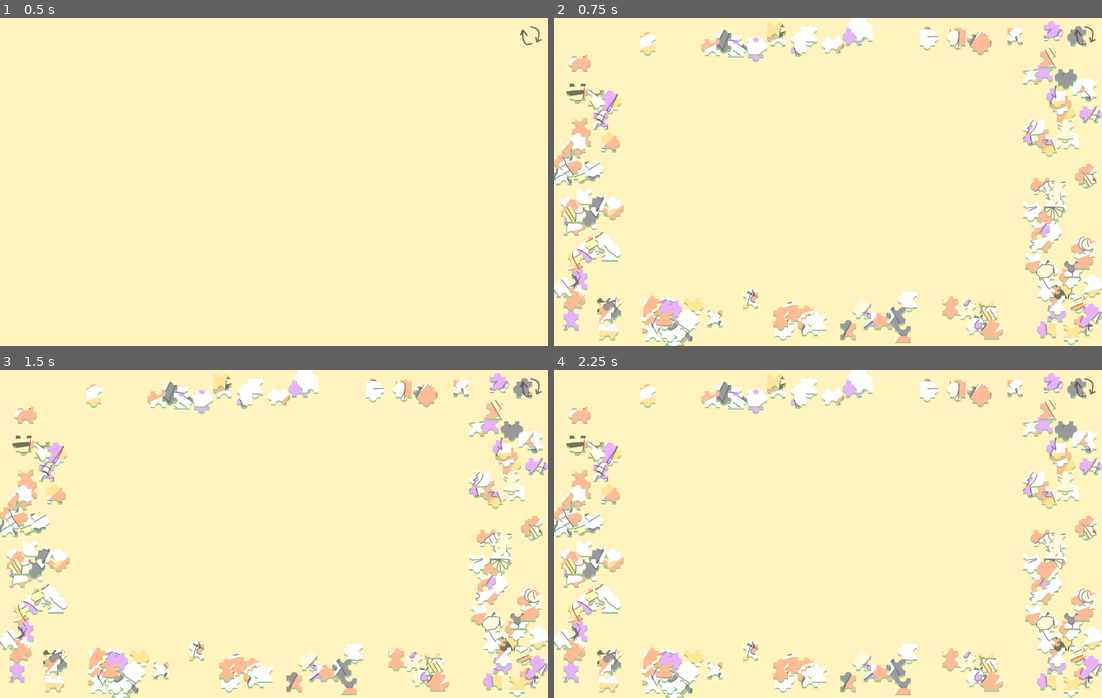
Above: before the commit, frames 1-4 (two rows, left to right).
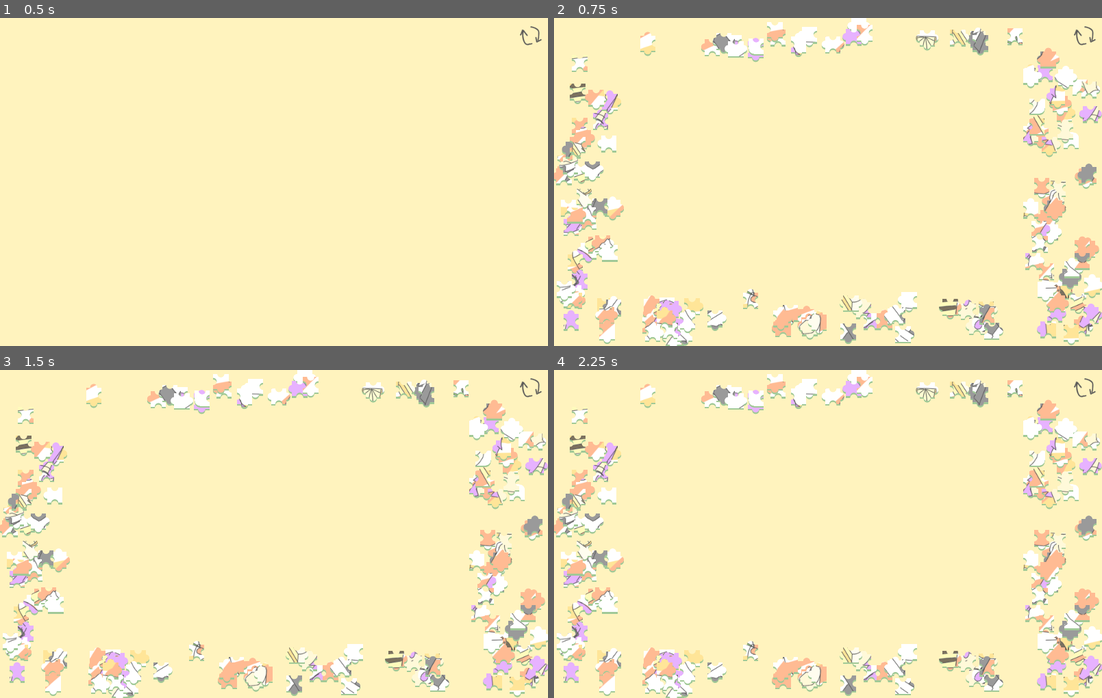
Above: after the commit, the same moments.

Repository: TripleCubes/CakePuzzle
Game: Godot game, scene res://Scenes/main.tscn
Two runs of this game, one before a commit and one after it. Both use one fixed random seed, a clock stepped at 60 frames per second and the inputs below.
Inputs (mouse positions are in pixels of both pictures, inside the frame that each line leads up to):
- Up to frame 1 (0.5 s): no input
- Up to frame 2 (0.75 s): click (1085, 37) at 0.5 s
- Up to frame 3 (1.5 s): click (526, 438) at 1.25 s
- Up to frame 4 (2.25 s): click (1047, 570) at 2.02 s

Frame 1 is identical in both runs. In frame 2, 7.9% of the frame differs, in the area x 0-100%, y 0-100%; in frame 3, 7.9%; in frame 4, 7.9%.

Commit message:
PIece wont start behind the shuffle button

Diff:
--- a/CakePuzzle/Scripts/main.gd
+++ b/CakePuzzle/Scripts/main.gd
@@ -28,7 +28,8 @@
 	var pos: = Vector2(500, 300)
 
 	while (pos.x < 1000 - 150 and pos.x > 100 and pos.y < 600 - 100 and pos.y > 50) \
-	or (pos.x > 1000 - piece_size.x or pos.y > 600 - piece_size.y):
+	or (pos.x > 1000 - piece_size.x or pos.y > 600 - piece_size.y) \
+	or (pos.x > 1000 - 80 - piece_size.x and pos.y < 80):
 		pos.x = randf_range(0, 1000)
 		pos.y = randf_range(0, 600)
 
